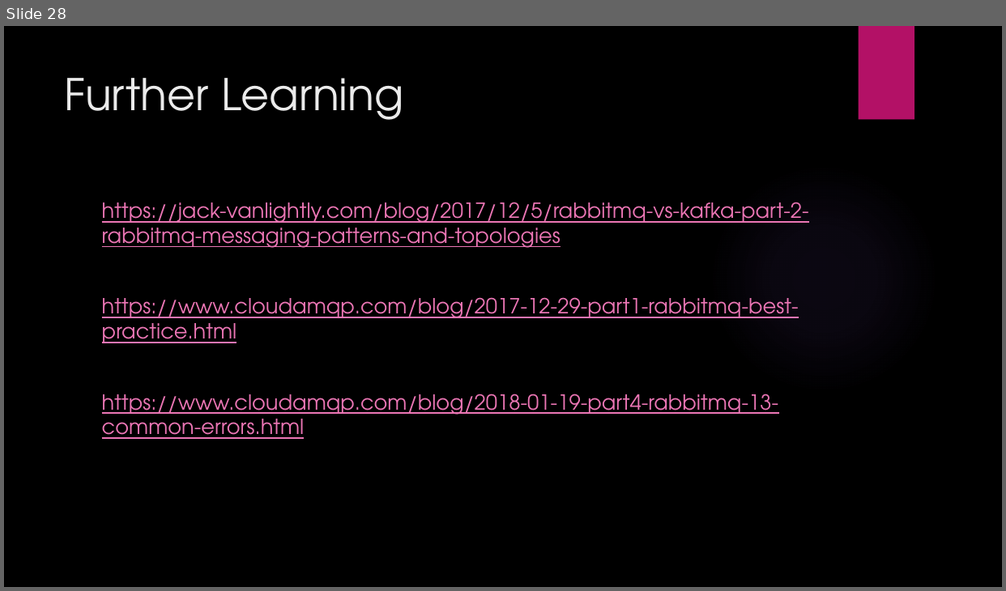
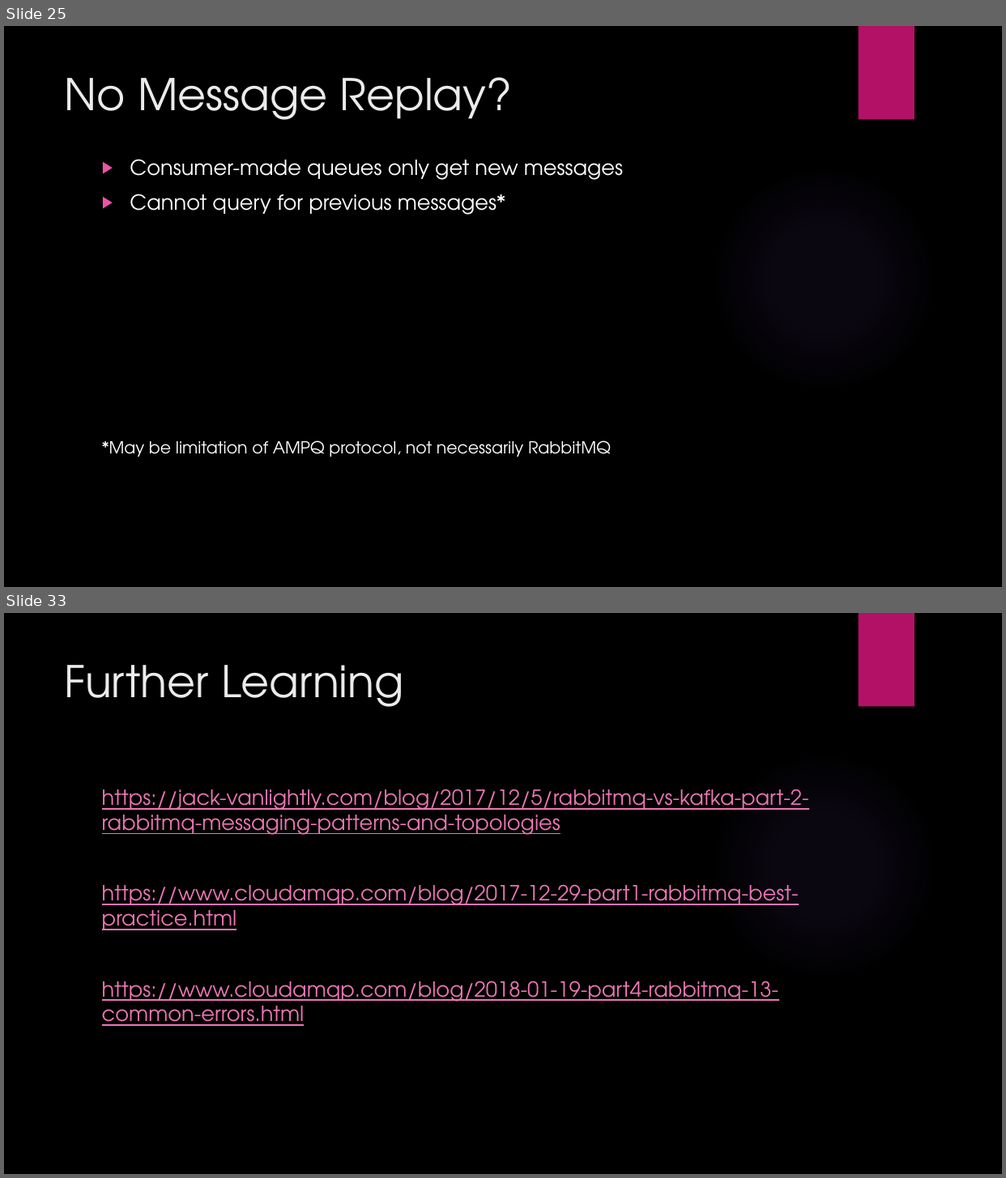
Before and after one commit to ryaovan/rabbitmq-tutorial, a slide deck: Rabbitmq lecture.pptx. Shown one above the other, each under a label of ours: slide 28 before the commit, slides 25 and 33 after it; the slides between them are not shown. The pictures are 1006x591 and 1006x1178 pixels, drawn with LibreOffice and Linux fonts; fonts in the diff are those of the drawing; background and template pictures are left out. Boxes give left, top, right and bottom in pixels: in the first picture for what was removed or moved away, otherwise in the second. Text is boxed around its words. In the diff, an @@ line names an element or a change of style, - is before the commit and + after.

```diff
--- a/Rabbitmq lecture.pptx
+++ b/Rabbitmq lecture.pptx
@@ slide 25 added at [4, 26, 1002, 587], background picture (left out); not listed: 2 template elements that a slide beside it also shows @@
@@ title added at [65, 77, 513, 120], 42 pt, text #EBEBEB @@
+No Message Replay?
@@ text added at [102, 159, 623, 457], 20 pt, text #FFFFFF @@
+▶ Consumer-made queues only get new messages
+▶ Cannot query for previous messages*
+*May be limitation of AMPQ protocol, not necessarily RabbitMQ
@@ what was slide 28 is now slide 33 @@
```
Also in this commit, not shown: 17 slides changed, 5 other slides added, 2 slides removed, 5 other files.
